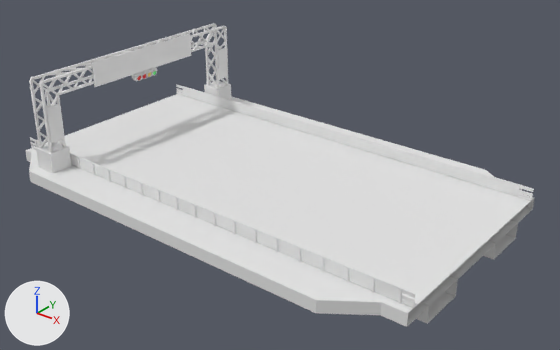
One commit to the FBX model Gamen't/Assets/Warner/Road/FBX/RoadFinnishLine.fbx: the scene before it, then after it.
One viewpoint serves both versions: a camera (50 mm lens) standing at (48.7, -46.2, 28.9) and looking at (11.9, -0.1, 0.4). Lighting does not change. The marker at lower left points along +X, +Y and +Z. Where no turn or scale is listed for an object, it has been applied to the vertices.

Names of what the first picture shows: 'RailingFinnhisline', 'RailingFinnhislineBoard', 'RoadFinnhisline'.
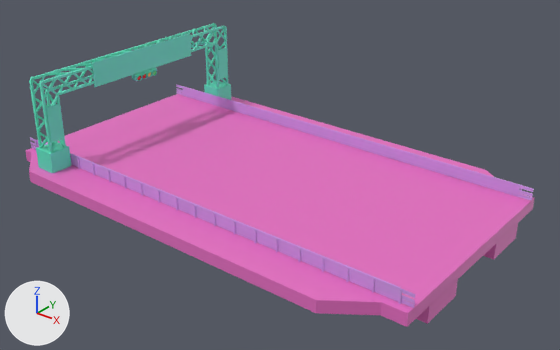
Where the change shows, as pixel boxes (x1, y1, x2, y2) in the pictures (560 x 350 px):
'RoadFinnhisline', recoloured, reshaped (white to pink)
    both: (25, 92, 534, 327)
'RailingFinnhisline', recoloured (white to purple)
    both: (30, 84, 534, 308)
part 1 of me_plane_003, added (pink)
    after: (407, 199, 534, 326)
part 2 of me_cube, recoloured
    both: (29, 23, 231, 173)

The change in detail:
Material 'RoadFinnhisline' (mat_roadfinnhisline) changes colour from white #e7e7e7 to pink #e76fc3; in linear values from (0.8, 0.8, 0.8) to (0.8, 0.159, 0.545).
Material 'BoardFinnhisline' (mat_boardfinnhisline) is new.
Its base color is (0.111, 0.8, 0.548) (green #5ee7c3).
Material 'RailingFinnhisline' (mat_railingfinnhisline) is new.
Its base color is (0.614, 0.333, 0.8) (purple #ce9ce7).
me_plane_003 has 52 vertices, 36 faces and spans x -10.0..30.0, y -12.4..12.4, z -2.4..0.0.
me_plane_003 is used by ob_roadfinnhisline; location (0.0, 0.0, 0.0).
Verts and faces of me_plane_003; kept vertices keep their numbers, new ones are numbered from 52.
Before the commit, vertices of me_plane_003: 13 (30.0, -10.0, 0.0) at pixel (408, 313), 14 (30.0, 10.0, 0.0) at pixel (534, 197), 15 (30.0, -6.0, 0.0) at pixel (438, 285), 16 (30.0, 6.0, 0.0) at pixel (514, 216), 17 (30.0, -10.0, -1.0) at pixel (406, 327).
Before the commit, vertices of me_plane_003: 18 (30.0, 10.0, -1.0) at pixel (532, 209), 19 (30.0, -7.1, -2.4) at pixel (427, 323), 20 (30.0, -3.1, -2.4) at pixel (455, 296), 21 (30.0, -3.1, -1.0) at pixel (457, 278), 22 (30.0, -7.1, -1.0) at pixel (429, 305).
Before the commit, vertices of me_plane_003: 23 (30.0, 7.1, -2.4) at pixel (515, 238), 24 (30.0, 3.1, -2.4) at pixel (493, 259), 25 (30.0, 3.1, -1.0) at pixel (496, 242), 26 (30.0, 7.1, -1.0) at pixel (518, 222).
Part 1, on me_plane_003:
New faces: (23, 26, 25, 24), (19, 20, 21, 22), (13, 17, 15), (14, 16, 18), (15, 17, 18, 16).
me_cube has 1148 vertices, 790 faces and spans x -6.0..-3.9, y -11.4..11.4, z -0.3..8.4.
me_cube is used by ob_railingfinnhislineboard; location (0.0, 0.0, 0.0).
me_cube part 2: all 710 faces that had it switch from mat_railingcheckpoint_001 (white #e7e7e7) to mat_boardfinnhisline (green #5ee7c3).
me_plane_005 has 632 vertices, 448 faces and spans x -10.0..30.0, y -9.5..9.5, z 0.0..1.1.
me_plane_005 no longer uses material mat_railingcheckpoint (white #e7e7e7).
me_plane_005 now uses material mat_railingfinnhisline (purple #ce9ce7).
